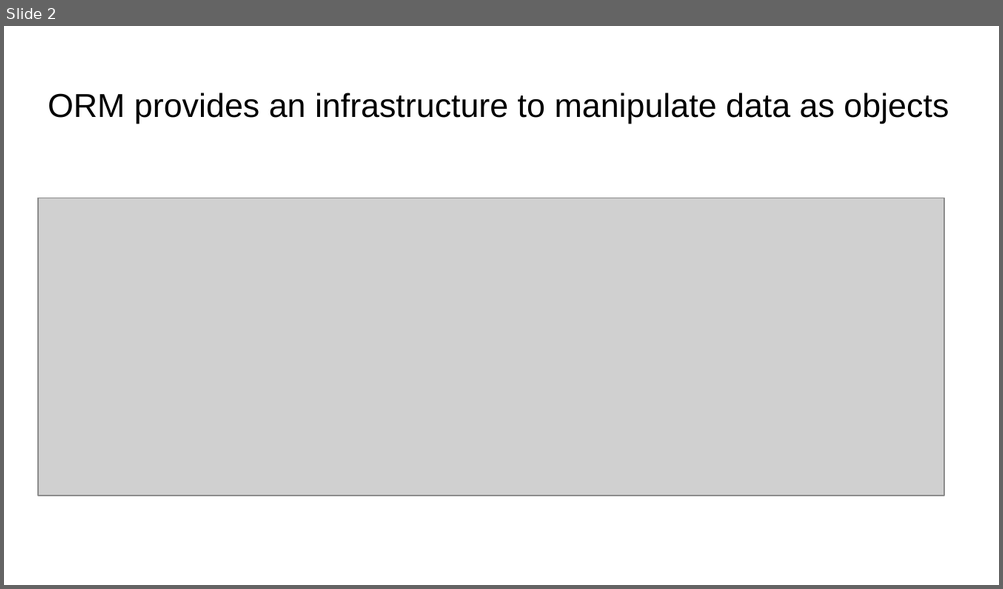
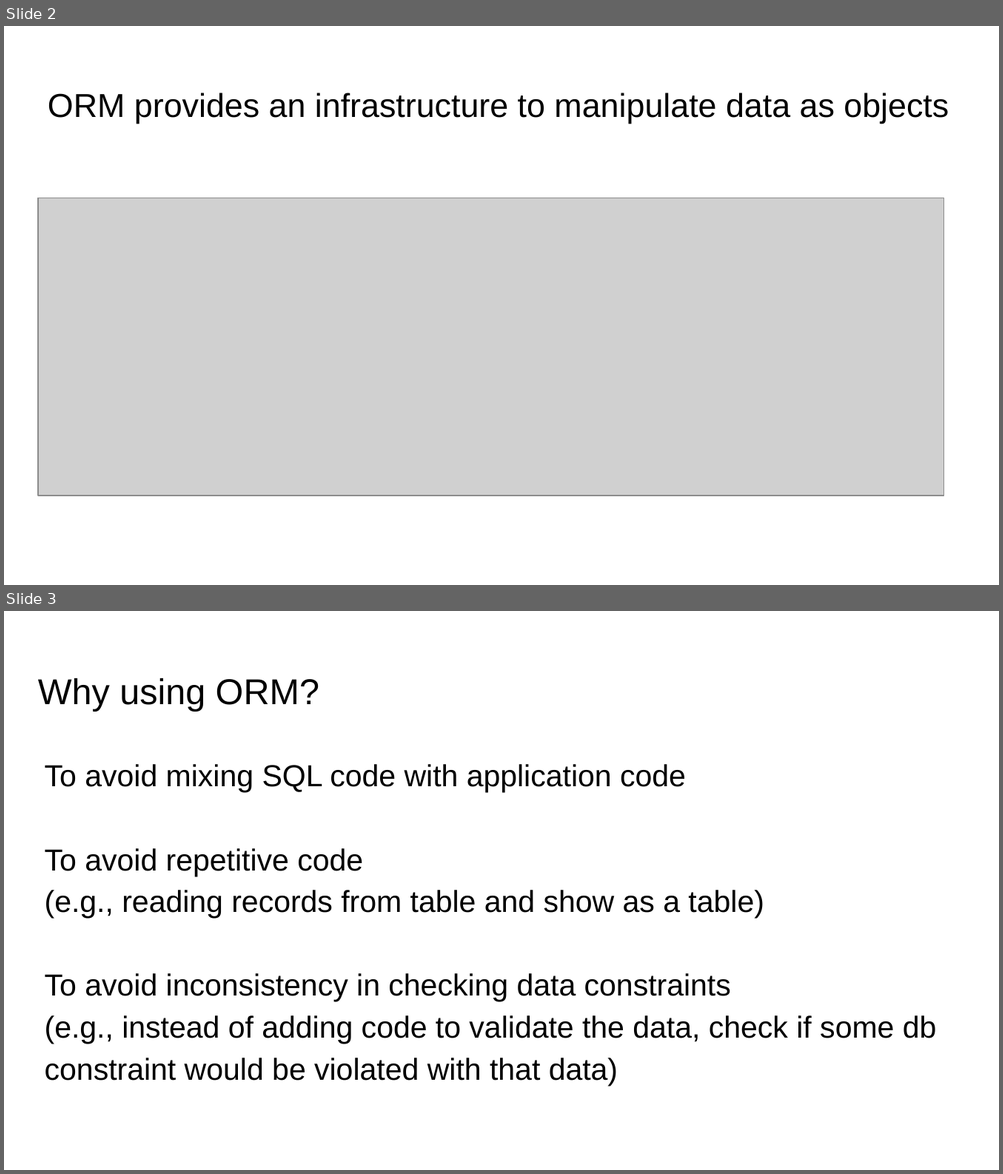
Before and after one commit to damorim/php, a slide deck: day3/doctrine.pptx. Shown one above the other, each under a label of ours: slide 2 before the commit, slides 2 and 3 after it. The pictures are 1003x589 and 1003x1174 pixels, drawn with LibreOffice and Linux fonts; fonts in the diff are those of the drawing; grey boxes stand for pictures. Boxes give left, top, right and bottom in pixels: in the first picture for what was removed or moved away, otherwise in the second. Text is boxed around its words. In the diff, an @@ line names an element or a change of style, - is before the commit and + after.

```diff
--- a/day3/doctrine.pptx
+++ b/day3/doctrine.pptx
@@ slide 3 added at (4, 611, 999, 1170), background #FFFFFF @@
@@ text added at (38, 678, 319, 712), 26 pt, text #000000 @@
+Why using ORM?
@@ text added at (45, 764, 936, 1086), 22 pt, text #000000 @@
+To avoid mixing SQL code with application code
+To avoid repetitive code
+(e.g., reading records from table and show as a table)
+To avoid inconsistency in checking data constraints
+(e.g., instead of adding code to validate the data, check if some db constraint would be violated with that data)
```
Also in this commit, not shown: 1 slide removed, 2 other files.
